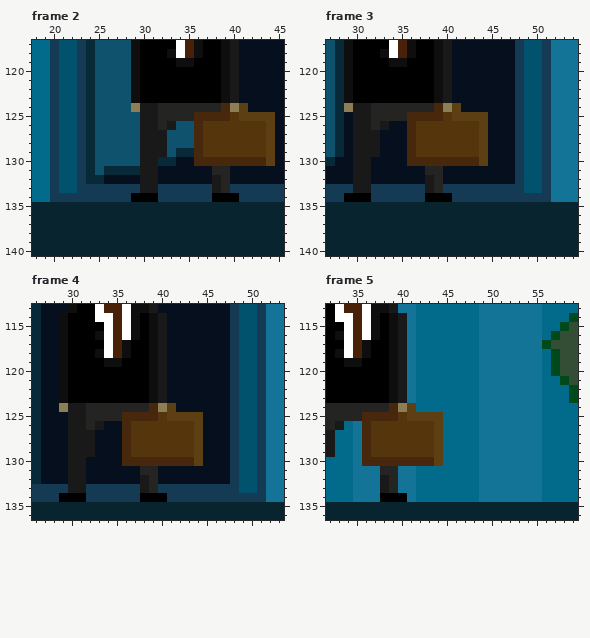
A pixel-art file gets an edit: src/sprites/level0/level0.ase. Above is the file before it was changed.
320x180 pixels, 8 frames. Colours within 5 levels of each other are drawn and written as one. Shown: frame 2: x 18..45, y 117..140; frame 3: x 27..54, y 117..140; frame 4: x 26..53, y 113..136; frame 5: x 32..59, y 113..136. The commit also changed other frames or places, which this record leaves out.
The same view after the edit:
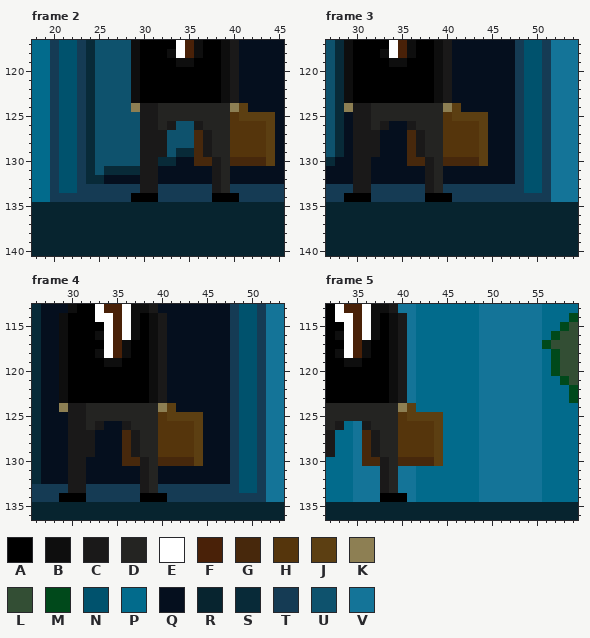
Palette (. is transparent): A #000000  B #0e0e0e  C #1a1919  D #242422  E #ffffff  F #492108  G #47280c  H #55350c  J #5c3f12  K #8d7f53  L #334e34  M #00491b  N #00526d  P #026b8c  Q #050f1e  R #07242f  S #082a38  T #153b54  U #0e526d  V #147498
Change:
layer "man" added
Frame 2, layer "man":
y 124: x 39 G -> D
y 125: x 36..39 GGGG -> DDDD
y 126: x 36..39 GHHH -> CDDD
y 127..129: x 37..39 HHH -> CDD
y 130: x 38..39 GG -> CD
y 131: x 38 D -> C
Frame 3, layer "man": the same change as frame 2
Frame 4, layer "man": the same change as frame 2
Frame 5, layer "man": the same change as frame 2
Changed places in both pictures, as pixel boxes (x1, y1, x2, y2):
changed: (194, 103, 230, 175)
changed: (407, 103, 443, 175)
changed: (122, 403, 158, 475)
changed: (362, 403, 398, 475)
